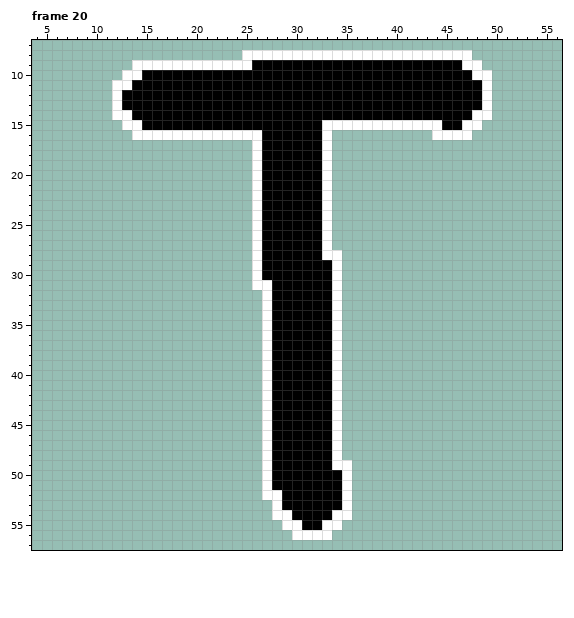
Two states of a pixel-art file, LanturnGame/Resources/abc.aseprite. The picture above is the old version.
64x64 pixels, 26 frames. Shown: frame 20: x 4..56, y 7..57. The commit also changed other frames, which this record leaves out.
Now the later version:
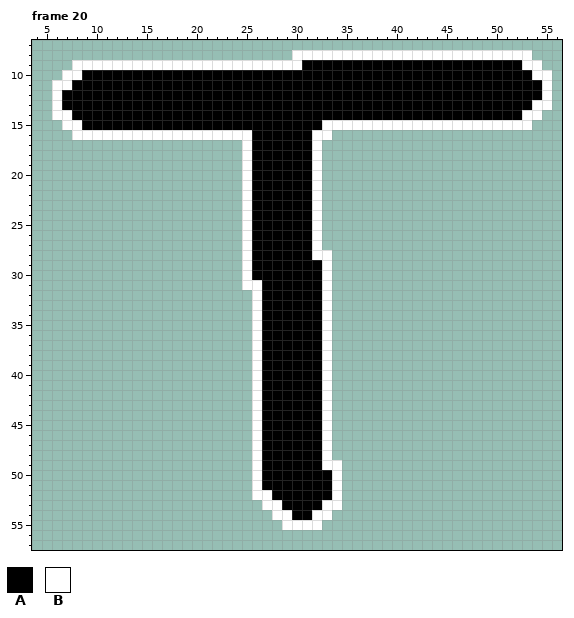
Palette (. is transparent): A #000000  B #ffffff
Difference:
Changed rows in their new state; - is an unchanged pixel.
Frame 20:
first column x 6:
 8 -------------------.....------------------BBBBBB--
 9 --BBBBBB------------BBBBB----------------AAAAAABB-
10 -BBAAAAAA---------------------------------AAAAAABB
11 BBAAAAAA-----------------------------------AAAAAAB
12 BAAAAAA------------------------------------AAAAAAB
13 BAAAAAA------------------------------------AAAAABB
14 BBAAAAAA----------------------------------AAAAABB-
15 -BBAAAAAA------------------------------BB--BBBBB--
16 --BBBBBB------------A-----B-----------....--------
17 -------------------BA-----B.----------------------
18 -------------------BA-----B.----------------------
19 -------------------BA-----B.----------------------
20 -------------------BA-----B.----------------------
21 -------------------BA-----B.----------------------
22 -------------------BA-----B.----------------------
23 -------------------BA-----B.----------------------
24 -------------------BA-----B.----------------------
25 -------------------BA-----B.----------------------
26 -------------------BA-----B.----------------------
27 -------------------BA-----B.----------------------
28 -------------------BA-----B-.---------------------
29 -------------------BA------B.---------------------
30 -------------------BA------B.---------------------
31 -------------------B-A-----B.---------------------
32 --------------------BA-----B.---------------------
33 --------------------BA-----B.---------------------
34 --------------------BA-----B.---------------------
35 --------------------BA-----B.---------------------
36 --------------------BA-----B.---------------------
37 --------------------BA-----B.---------------------
38 --------------------BA-----B.---------------------
39 --------------------BA-----B.---------------------
40 --------------------BA-----B.---------------------
41 --------------------BA-----B.---------------------
42 --------------------BA-----B.---------------------
43 --------------------BA-----B.---------------------
44 --------------------BA-----B.---------------------
45 --------------------BA-----B.---------------------
46 --------------------BA-----B.---------------------
47 --------------------BA-----B.---------------------
48 --------------------BA-----B.---------------------
49 --------------------BA-----B-.--------------------
50 --------------------BA------B.--------------------
51 --------------------BA------B.--------------------
52 --------------------B-A-----B.--------------------
53 ---------------------B-----BB.--------------------
54 --------------------------BB..--------------------
55 -------------------------BB..---------------------
56 ------------------------....----------------------
Changed places in both pictures, as pixel boxes (x1, y1, x2, y2):
changed: (242, 50, 302, 70)
changed: (432, 50, 552, 140)
changed: (52, 60, 142, 140)
changed: (242, 130, 352, 540)
